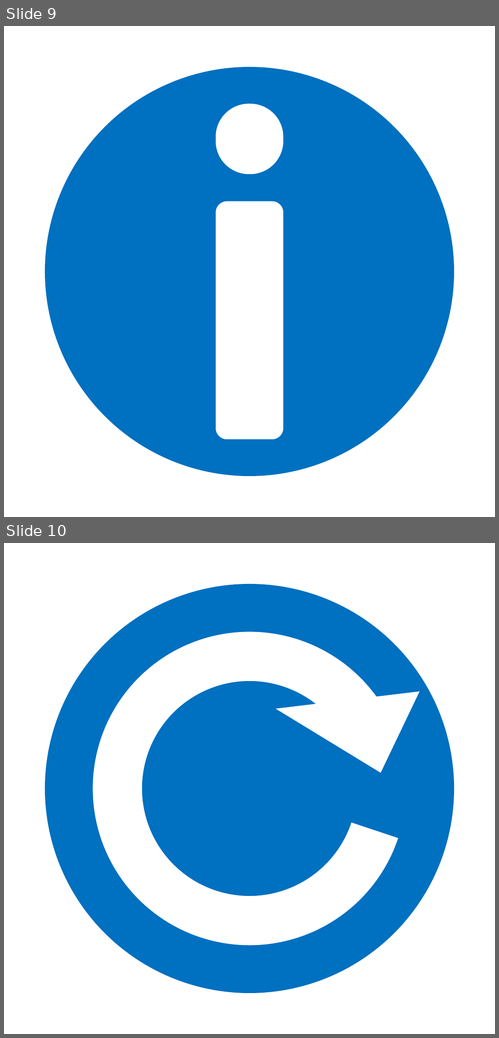
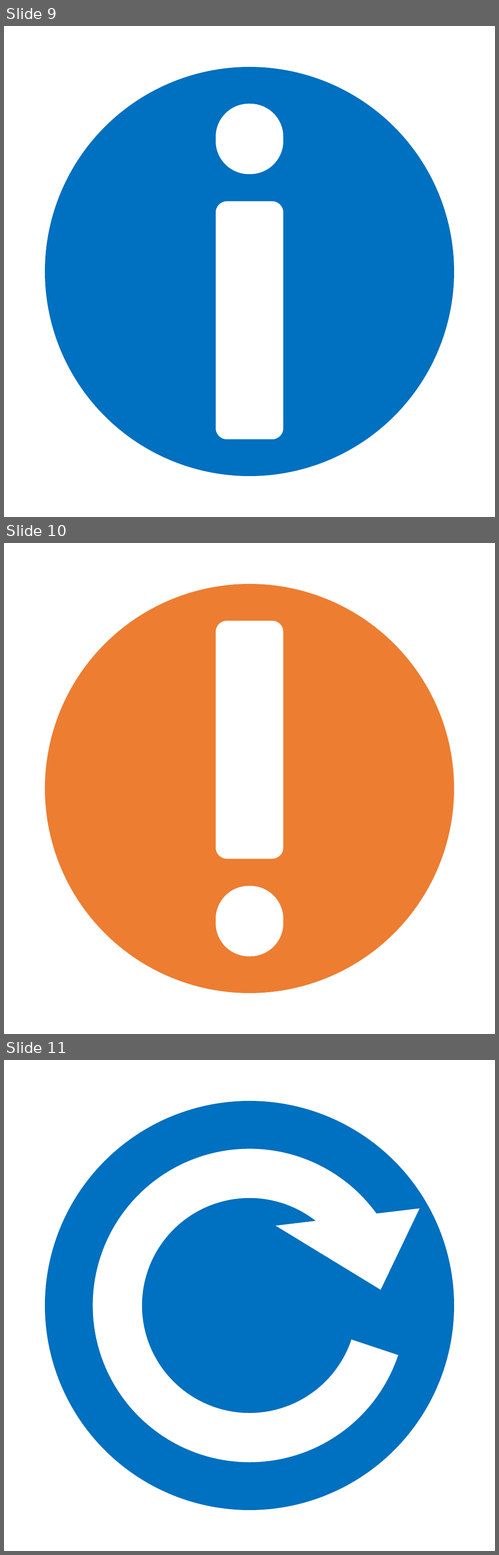
Before and after one commit to alisopp/KaraokeMusicVideoManager, a slide deck: Symbols.pptx. Shown one above the other, each under a label of ours: slides 9 and 10 before the commit, slides 9, 10 and 11 after it. The pictures are 499x1038 and 499x1555 pixels, drawn with LibreOffice and Linux fonts; fonts in the diff are those of the drawing. Boxes give left, top, right and bottom in pixels: in the first picture for what was removed or moved away, otherwise in the second. Text is boxed around its words. In the diff, an @@ line names an element or a change of style, - is before the commit and + after.

```diff
--- a/Symbols.pptx
+++ b/Symbols.pptx
@@ slide 10 added at (4, 543, 495, 1034), background #FFFFFF @@
@@ ellipse added at (45, 584, 454, 993), fill #ED7D31 @@
@@ rounded rectangle added at (216, 621, 283, 859), fill #FFFFFF @@
@@ rounded rectangle added at (216, 886, 283, 957), fill #FFFFFF @@
@@ what was slide 10 is now slide 11 @@
```
Also in this commit, not shown: 12 other files.
